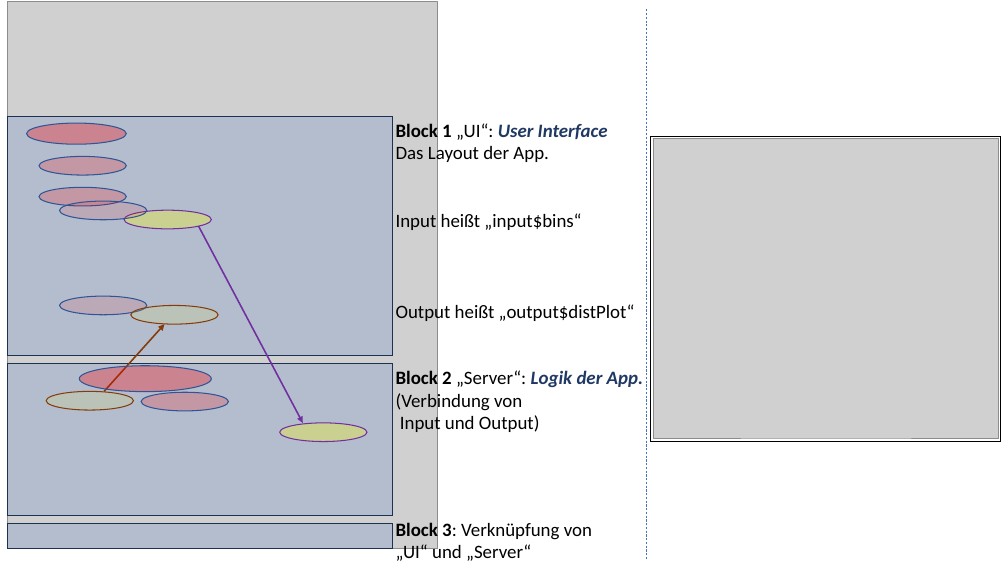
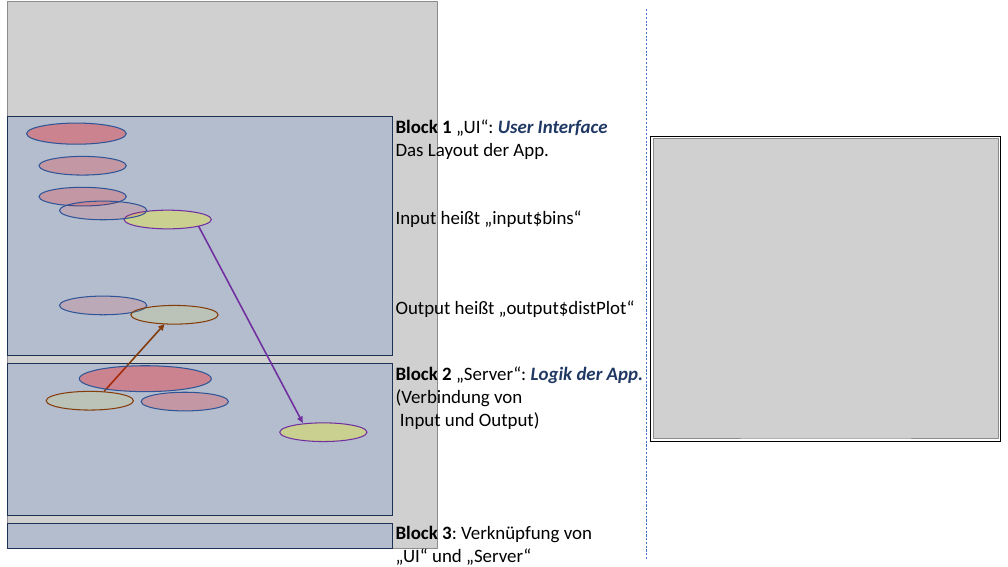
Before and after one commit to CorrelAid/lernplattform, a slide deck: slide 1 of abbildungen/11_interaktive-visualisierungen/Figures R-Shiny-Apps_2024-03-10.pptx. Drawn at 1008x567 pixels with LibreOffice and Linux fonts; fonts in the diff are those of the drawing; grey boxes stand for pictures. Boxes give left, top, right and bottom in pixels: in the first picture for what was removed or moved away, otherwise in the second. Text is boxed around its words. In the diff, an @@ line names an element or a change of style, - is before the commit and + after.

```diff
--- a/abbildungen/11_interaktive-visualisierungen/Figures R-Shiny-Apps_2024-03-10.pptx
+++ b/abbildungen/11_interaktive-visualisierungen/Figures R-Shiny-Apps_2024-03-10.pptx
@@ text "Block 1 „UI“: User Interface ...": place and size @@
-text "Block 1 „UI“: User Interface ..." at [396,121,635,324]
+text "Block 1 „UI“: User Interface ..." at [396,117,635,320]
@@ text "Block 2 „Server“: Logik der ...": place and size @@
-text "Block 2 „Server“: Logik der ..." at [396,368,643,435]
+text "Block 2 „Server“: Logik der ..." at [396,365,643,431]
@@ text "Block 3: Verknüpfung von „UI“ ...": place and size @@
-text "Block 3: Verknüpfung von „UI“ ..." at [396,520,592,561]
+text "Block 3: Verknüpfung von „UI“ ..." at [396,524,592,565]
```
Also in this commit, not shown: 1 slide added, 2 other files.
